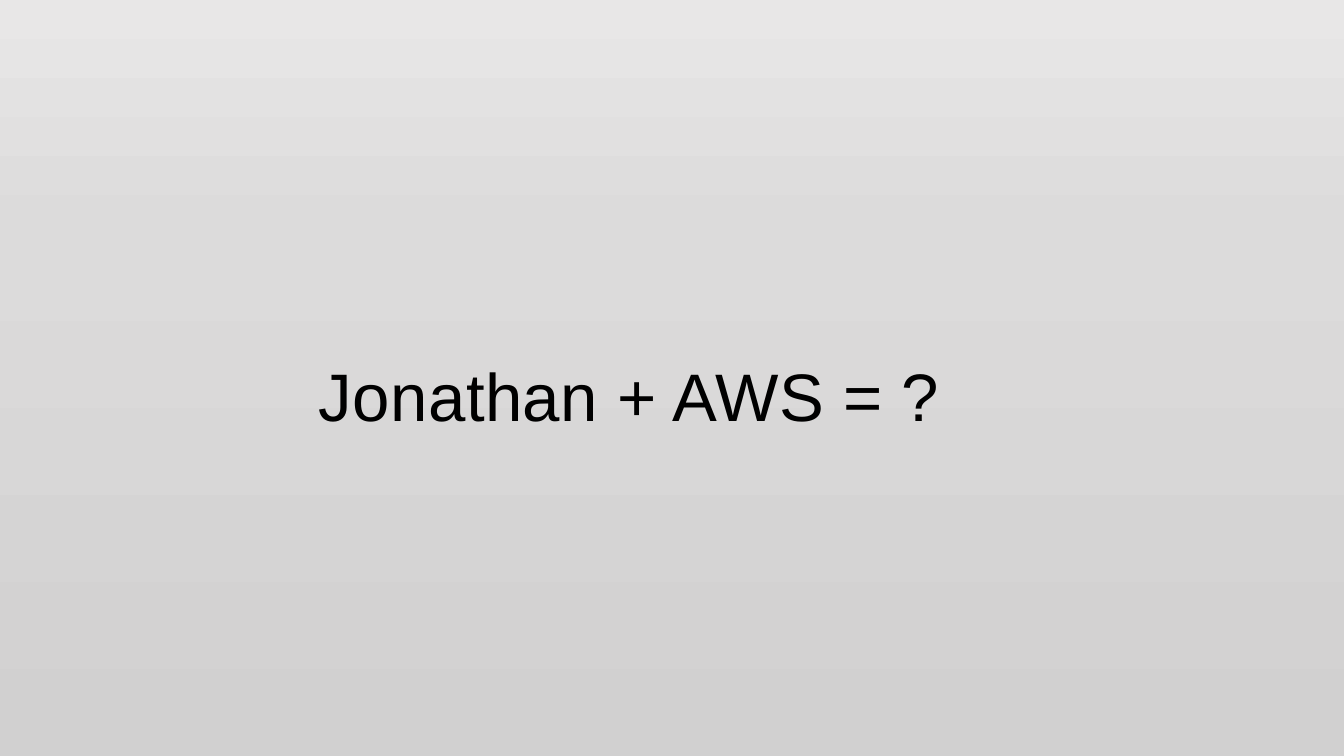
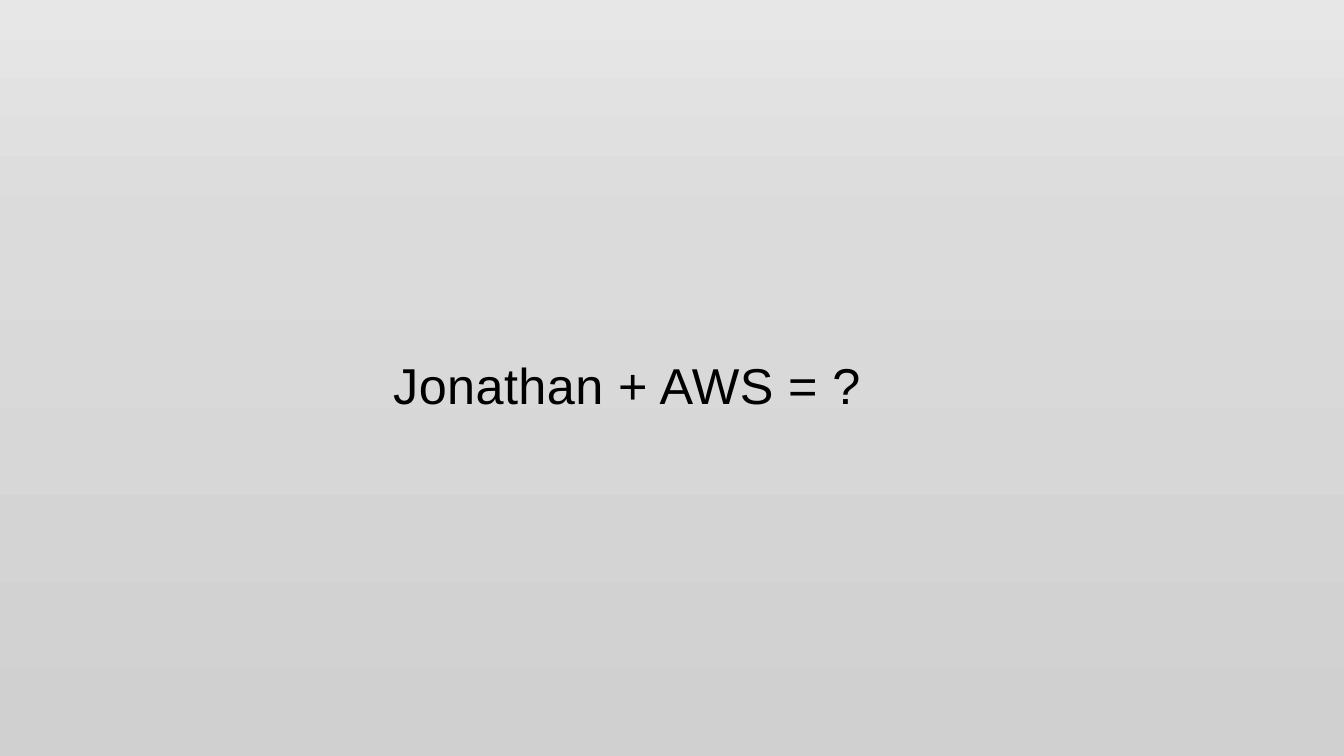
Before and after one commit to jonathan-r-jones/Composable-Batch-Files, a slide deck: slide 8 of jaws.pptx (slide 6 before the commit). Drawn at 1344x756 pixels with LibreOffice and Linux fonts; fonts in the diff are those of the drawing; background and template pictures are left out. Boxes give left, top, right and bottom in pixels: in the first picture for what was removed or moved away, otherwise in the second. Text is boxed around its words. In the diff, an @@ line names an element or a change of style, - is before the commit and + after.

```diff
--- a/jaws.pptx
+++ b/jaws.pptx
@@ text "Jonathan + AWS = ?" at box(393, 367, 774, 405): size 48 to 36 pt; alignment left to centre; less space between paragraphs @@
```
Also in this commit, not shown: 5 other slides changed, 5 slides added, 2 slides removed, 3 other files.
